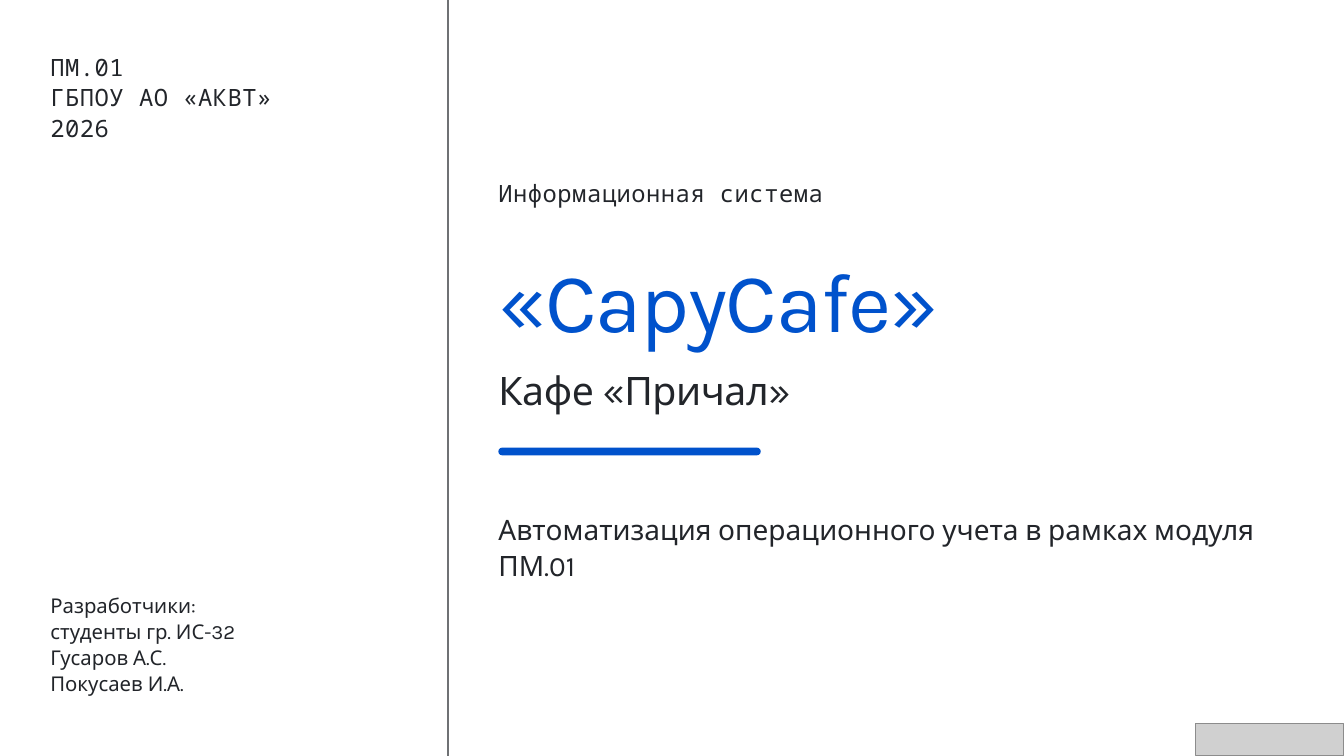
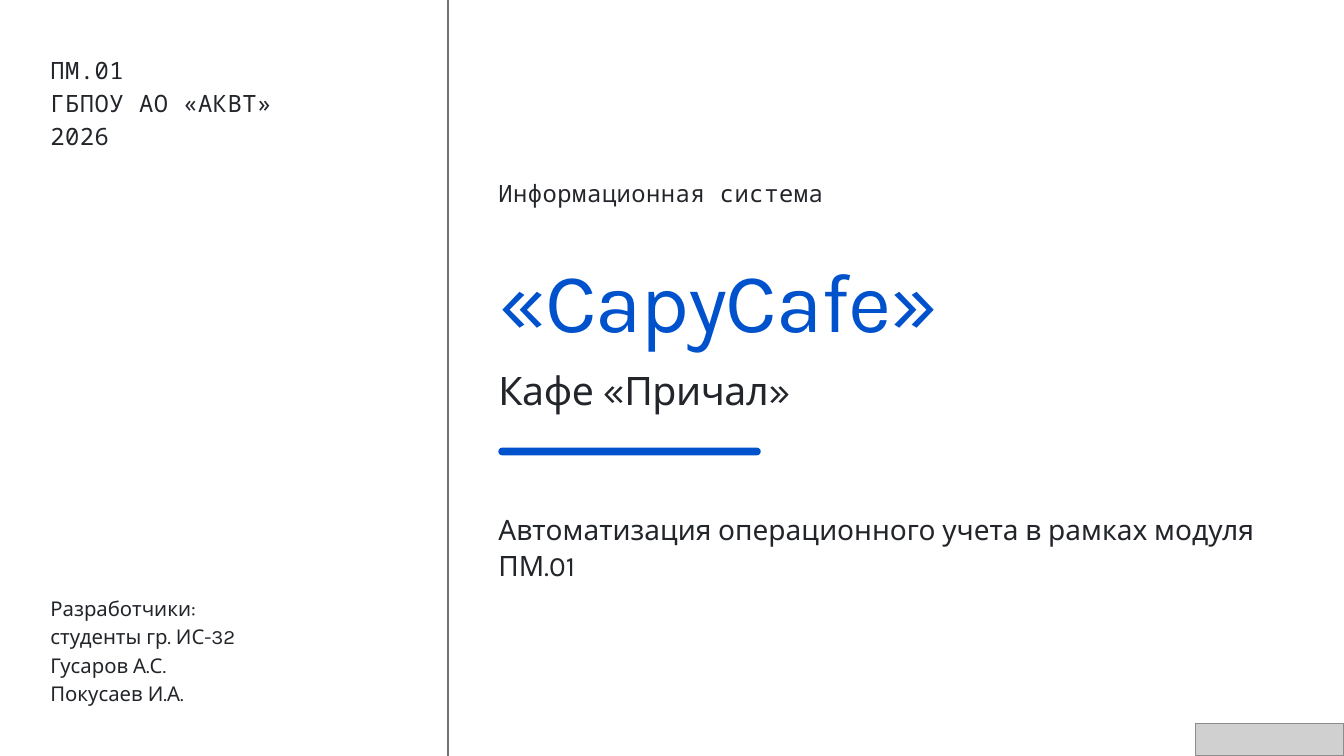
Before and after one commit to Midzuraki/Practice_Show, a slide deck: slide 1 of theory/Презентация защита.pptx. Drawn at 1344x756 pixels with LibreOffice and Linux fonts; fonts in the diff are those of the drawing; grey boxes stand for pictures; background and template pictures are left out. Boxes give left, top, right and bottom in pixels: in the first picture for what was removed or moved away, otherwise in the second. Text is boxed around its words. In the diff, an @@ line names an element or a change of style, - is before the commit and + after.

```diff
--- a/theory/Презентация защита.pptx
+++ b/theory/Презентация защита.pptx
@@ text "ПМ.01" at bbox=[50, 61, 271, 146]: line spacing 1.07 to 1.17 @@
@@ text "Разработчики:" at bbox=[50, 600, 235, 706]: line spacing 1.07 to 1.17 @@
```
Also in this commit, not shown: 5 other slides changed, 1 other file.
